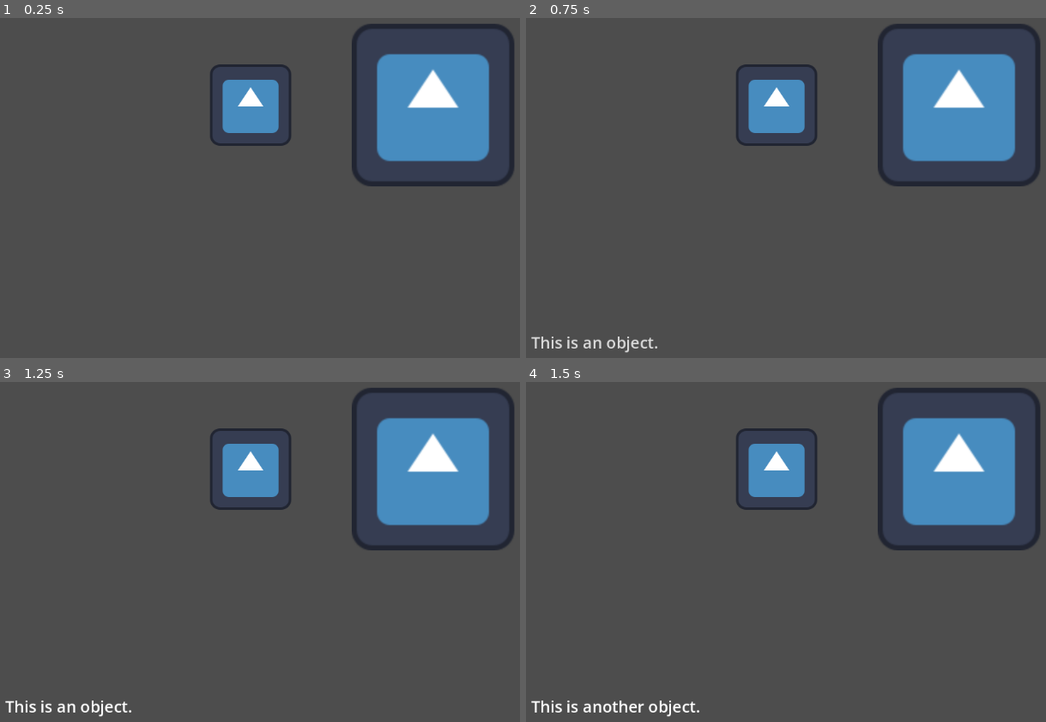
Above: before the commit, frames 1-4 (two rows, left to right).
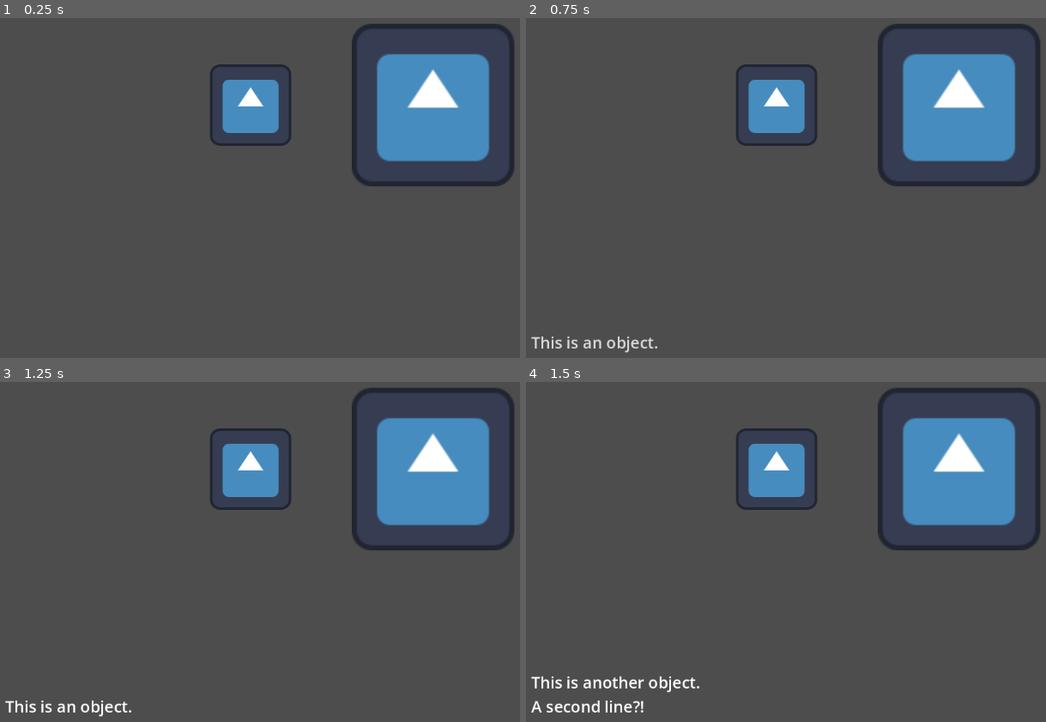
Above: after the commit, the same moments.

Repository: AEther-Frisko/point-n-click-game
Game: Godot game, scene res://shared/scenes/main.tscn
Same seed, same stepped clock (60 frames per second), same inputs: the game is played once before the commit and once after it. The engine's default icon, where the game draws it, is replaced by a stand-in: a white triangle on a blue panel in a dark square.
Inputs (mouse positions are in pixels of both pictures, inside the frame that each line leads up to):
- Up to frame 1 (0.25 s): no input
- Up to frame 2 (0.75 s): tap Enter at 0.5 s; move the mouse to (775, 106) at 0.52 s; press the mouse at (775, 106) at 0.53 s
- Up to frame 3 (1.25 s): no input
- Up to frame 4 (1.5 s): tap Space at 1.25 s; move the mouse to (957, 470) at 1.27 s; release the mouse at (957, 470) at 1.28 s; click (957, 470) at 1.35 s

Frames 1-3 are identical in both runs. In frame 4, 1.1% of the frame differs, in the area x 0-34%, y 86-99%.

Commit message:
cursor for hovering added to prop data, gui connects prop signals dynamically via group

Diff:
--- a/entities/props/prop.gd
+++ b/entities/props/prop.gd
@@ -1,11 +1,12 @@
 extends Node2D
 
 @export var prop_data: PropData
-@export var cursor: Texture2D
 
 signal prop_clicked(desc: String)
 
 func _ready() -> void:
+	add_to_group("props")
+
 	# set prop sprite
 	var sprite := get_node("Sprite2D")
 	sprite.texture = prop_data.texture
@@ -26,7 +27,7 @@
 	prop_clicked.emit(prop_data.description)
 
 func _on_hover_start() -> void:
-	Input.set_custom_mouse_cursor(cursor)
+	Input.set_custom_mouse_cursor(prop_data.cursor)
 
 func _on_hover_end() -> void:
 	pass
--- a/entities/props/prop_data.gd
+++ b/entities/props/prop_data.gd
@@ -1,5 +1,6 @@
 class_name PropData
 extends Resource
 
-@export var description: String = "Object description"
-@export var texture: Texture2D
+@export_multiline var description: String = "Object description" ## Description of the object shown when clicking on it.
+@export var texture: Texture2D ## Visual representation of the object.
+@export var cursor: Texture2D ## Cursor used when hovering over this object.
--- a/entities/props/test_object.tres
+++ b/entities/props/test_object.tres
@@ -1,10 +1,12 @@
 [gd_resource type="Resource" script_class="PropData" format=3 uid="uid://ywo2utjp76nk"]
 
 [ext_resource type="Script" uid="uid://dvdndyww02s8t" path="res://entities/props/prop_data.gd" id="1_4yxjo"]
+[ext_resource type="Texture2D" uid="uid://3mexdu7ncd4s" path="res://test_cursor.png" id="1_omu3c"]
 [ext_resource type="Texture2D" uid="uid://ck65xypecjrwo" path="res://icon.svg" id="2_h1rx5"]
 
 [resource]
 script = ExtResource("1_4yxjo")
 description = "This is an object."
 texture = ExtResource("2_h1rx5")
+cursor = ExtResource("1_omu3c")
 metadata/_custom_type_script = "uid://dvdndyww02s8t"
--- a/entities/props/test_object_2.tres
+++ b/entities/props/test_object_2.tres
@@ -1,10 +1,13 @@
 [gd_resource type="Resource" script_class="PropData" format=3 uid="uid://b1qe8bvlb82mu"]
 
 [ext_resource type="Script" uid="uid://dvdndyww02s8t" path="res://entities/props/prop_data.gd" id="1_2ubjc"]
+[ext_resource type="Texture2D" uid="uid://3mexdu7ncd4s" path="res://test_cursor.png" id="1_rqqgd"]
 [ext_resource type="Texture2D" uid="uid://ck65xypecjrwo" path="res://icon.svg" id="2_26rf5"]
 
 [resource]
 script = ExtResource("1_2ubjc")
-description = "This is another object."
+description = "This is another object.
+A second line?!"
 texture = ExtResource("2_26rf5")
+cursor = ExtResource("1_rqqgd")
 metadata/_custom_type_script = "uid://dvdndyww02s8t"
--- a/project.godot
+++ b/project.godot
@@ -33,6 +33,10 @@
 "res://systems/": "blue"
 }
 
+[global_group]
+
+props="All interactible props in the scene."
+
 [input]
 
 click={
--- a/shared/scenes/main.tscn
+++ b/shared/scenes/main.tscn
@@ -30,7 +30,8 @@
 theme_override_constants/margin_right = 15
 theme_override_constants/margin_bottom = 15
 
-[node name="Label" type="Label" parent="GUI/MarginContainer" unique_id=1228492692]
+[node name="TextDisplay" type="Label" parent="GUI/MarginContainer" unique_id=1228492692]
+unique_name_in_owner = true
 modulate = Color(1, 1, 1, 0)
 layout_mode = 2
 size_flags_horizontal = 0
--- a/systems/ui/gui.gd
+++ b/systems/ui/gui.gd
@@ -1,16 +1,20 @@
 extends Control
 
+@onready var text_display: Label = %TextDisplay
+@onready var props = get_tree().get_nodes_in_group("props")
 
-func _ready() -> void:
-	# definitely want to change this later, just testing
-	var prop = get_node("../World/Prop")
-	var prop2 = get_node("../World/Prop2")
-	prop.prop_clicked.connect(_on_prop_clicked)
-	prop2.prop_clicked.connect(_on_prop_clicked)
+# Keeps all prop signals connected to the GUI, even as they are added/removed.
+# But it's kinda ugly and I will likely be changing it later
+func _process(_delta: float) -> void:
+	var current_props = get_tree().get_nodes_in_group("props")
+	if props != current_props:
+		props = current_props
+		for prop in props:
+			if !prop.prop_clicked.is_connected(_on_prop_clicked):
+				prop.prop_clicked.connect(_on_prop_clicked)
 
+## Handles GUI changes that should occur when a Prop is clicked.
 func _on_prop_clicked(desc: String) -> void:
-	var label = get_node("MarginContainer/Label")
-
 	# timer configuration
 	# should only create a timer if one doesn't exist
 	var fade_timer = get_node_or_null("FadeTimer")
@@ -20,19 +24,18 @@
 		add_child(fade_timer)
 
 	# display prop text
-	label.text = desc
-	fade_node(label, Color.WHITE, 0.25)
+	text_display.text = desc
+	fade_node(text_display, Color.WHITE, 0.25)
 
 	fade_timer.start(3.0)
 	await fade_timer.timeout
 
 	# hide prop text
-	fade_node(label, Color.TRANSPARENT, 0.5)
+	fade_node(text_display, Color.TRANSPARENT, 0.5)
 
-## Uses the modulate property on a CanvasItem to create a fade effect.
-##
-## node: node to be faded to another colour
-## fade_color: final colour of the node (i.e. Color.TRANSPARENT hides a node)
+## Uses the modulate property on a [CanvasItem] to tween between its current colour
+## and the specified [param fade_color] (i.e. [constant Color.TRANSPARENT] makes the node fade out
+## until it is invisible).
 func fade_node(node: CanvasItem, fade_color: Color, fade_duration: float) -> void:
 	var tween = get_tree().create_tween()
 	tween.tween_property(node, "modulate", fade_color, fade_duration)
